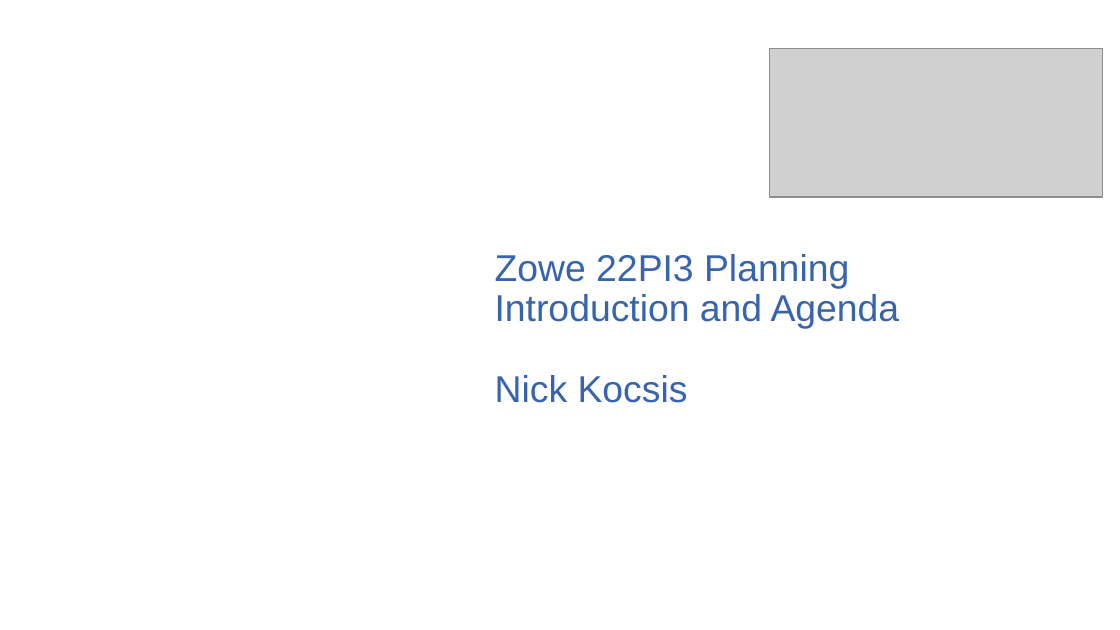
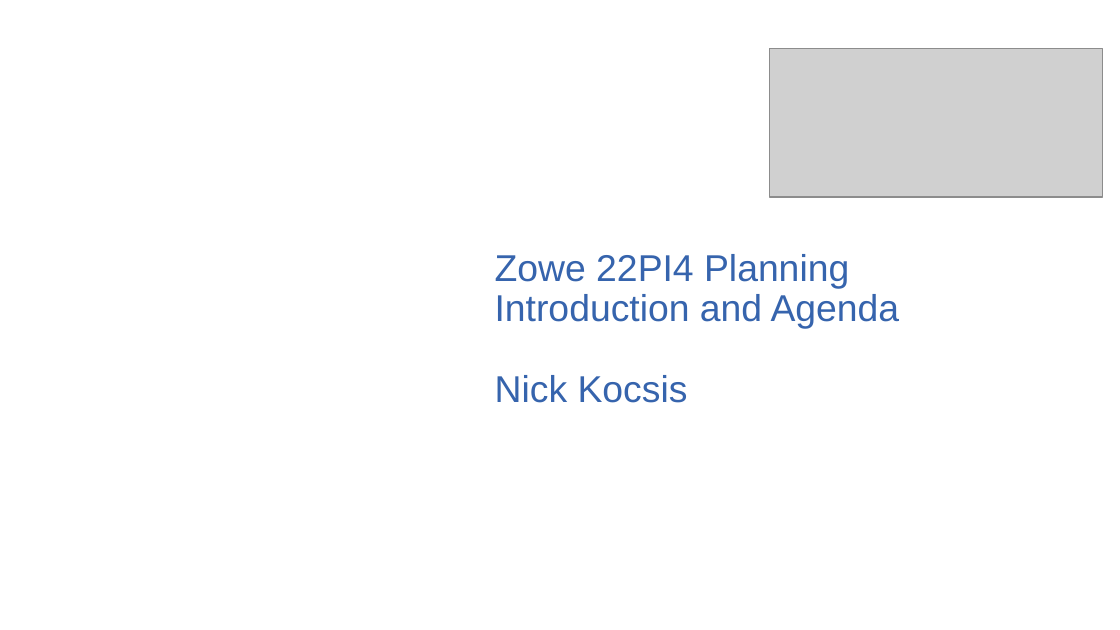
Before and after one commit to zowe/community, a slide deck: slide 1 of Project Management/PI Planning/22PI4 Planning/Zowe 22PI4 Planning - Introduction and Agenda.pptx. Drawn at 1120x630 pixels with LibreOffice and Linux fonts; fonts in the diff are those of the drawing; grey boxes stand for pictures; background and template pictures are left out. Boxes give left, top, right and bottom in pixels: in the first picture for what was removed or moved away, otherwise in the second. Text is boxed around its words. In the diff, an @@ line names an element or a change of style, - is before the commit and + after.

Commit message:
Update Zowe 22PI4 Planning - Introduction and Agenda.pptx
Add 22PI4 Innovation Sprint Opening

```diff
--- a/Project Management/PI Planning/22PI4 Planning/Zowe 22PI4 Planning - Introduction and Agenda.pptx
+++ b/Project Management/PI Planning/22PI4 Planning/Zowe 22PI4 Planning - Introduction and Agenda.pptx
@@ text at (x1=495, y1=254, x2=849, y2=289): text changed @@
-Zowe 22PI3 Planning
+Zowe 22PI4 Planning
```
Also in this commit, not shown: 2 other slides changed.
